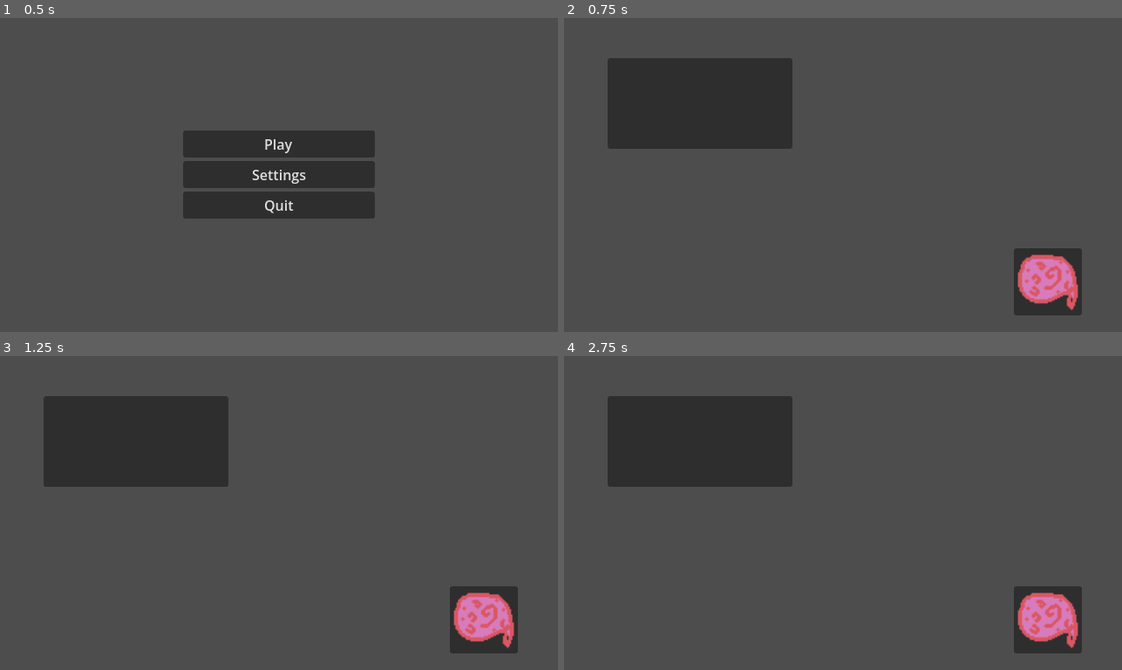
Above: before the commit, frames 1-4 (two rows, left to right).
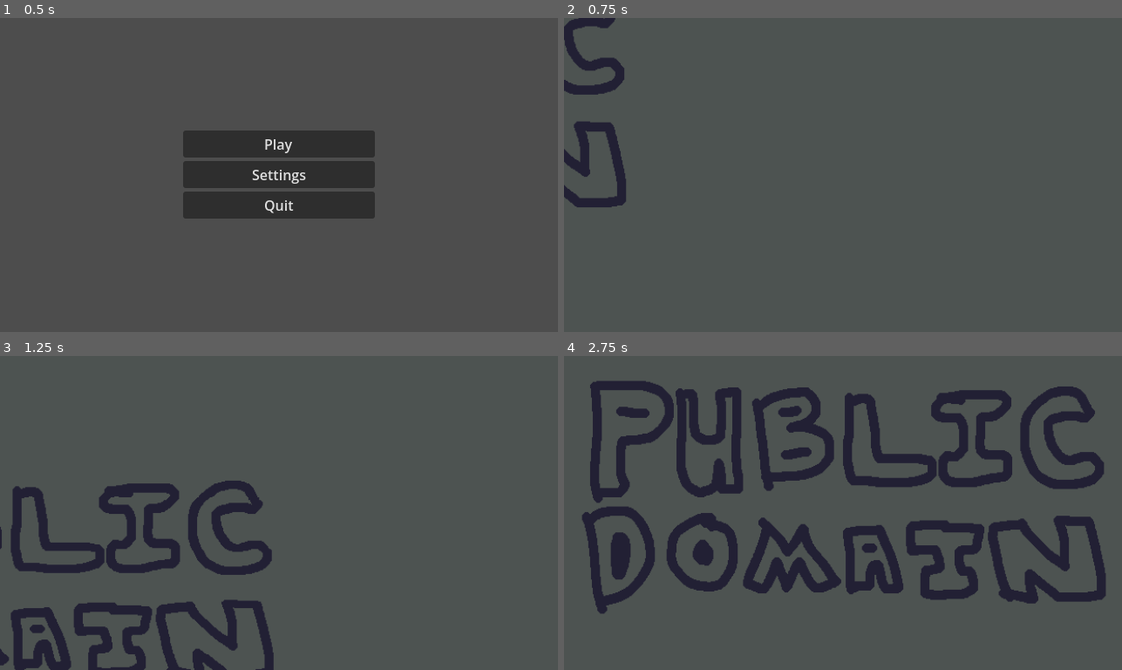
Above: after the commit, the same moments.

Repository: CashRed/PublicDomain
Game: Godot game, scene res://scenes/main_menu.tscn
Two runs of this game, one before a commit and one after it. Both use one fixed random seed, a clock stepped at 60 frames per second and the inputs below.
Inputs:
- Up to frame 1 (0.5 s): no input
- Up to frame 2 (0.75 s): click "Play" at 0.5 s
- Up to frame 3 (1.25 s): no input
- Up to frame 4 (2.75 s): no input

Frame 1 is identical in both runs. In frame 2, 14% of the frame differs, in the area x 0-93%, y 0-95%; in frame 3, 21%; in frame 4, 26%, in the area x 3-98%, y 8-95%.

Commit message:
Today's Work was Slow, Animation Loadup
fuck i hate ai

Diff:
--- /dev/null
+++ b/Jurors/Jury_Jimmy.tres
@@ -0,0 +1,11 @@
+[gd_resource type="Resource" script_class="JuryMember" format=3 uid="uid://d057v4r0qihks"]
+
+[ext_resource type="Script" uid="uid://cijtf3nukjt0c" path="res://resources/JuryMember.gd" id="1_dcm7x"]
+[ext_resource type="Texture2D" uid="uid://da6aph143uksa" path="res://assets/TestingTerry.png" id="2_ohy47"]
+
+[resource]
+script = ExtResource("1_dcm7x")
+character_name = "Jury Jimmy"
+texture = ExtResource("2_ohy47")
+modifiers = Array[String](["Sane", "Calming", "Coin Toss"])
+metadata/_custom_type_script = "uid://cijtf3nukjt0c"
--- a/juror_box_ui.gd
+++ /dev/null
@@ -1,18 +0,0 @@
-extends Control
-
-@export var Jury: juror_box
-@export var seat_scene: PackedScene
-
-@onready var box: GridContainer = $JurorBoxSeats
-
-func _ready() -> void:
-	Jury.new_jury.connect(_refresh)
-	_refresh()
-
-func _refresh() -> void:
-	for child in box.get_children():
-		child.queue_free()
-	for seat in Jury.seats:
-		var ui_seat: JurorBoxUISeat = seat_scene.instantiate()
-		ui_seat.set_slot_data(seat)
-		box.add_child(ui_seat)
--- a/project.godot
+++ b/project.godot
@@ -12,7 +12,7 @@
 
 config/name="Public Domain: The Game"
 run/main_scene="res://scenes/main_menu.tscn"
-config/features=PackedStringArray("4.6", "Forward Plus")
+config/features=PackedStringArray("4.7", "Forward Plus")
 config/icon="res://assets/icon.svg"
 
 [display]
--- /dev/null
+++ b/scenes/animation_load_up.tscn
@@ -0,0 +1,205 @@
+[gd_scene format=3 uid="uid://egpgkerwdbwc"]
+
+[ext_resource type="Texture2D" uid="uid://c8mmimsvpup21" path="res://assets/PublicDomainLoadAnim/PublicDomainLoadAnim1.png" id="1_4l4mj"]
+[ext_resource type="Script" uid="uid://bdmapjhx4lug7" path="res://scripts/animation_load_up.gd" id="1_fv78x"]
+[ext_resource type="Texture2D" uid="uid://eqdwae51jnks" path="res://assets/PublicDomainLoadAnim/PublicDomainLoadAnim2.png" id="2_fv78x"]
+[ext_resource type="Texture2D" uid="uid://cyoxcyhid4jio" path="res://assets/PublicDomainLoadAnim/PublicDomainLoadAnim3.png" id="3_2ddl6"]
+[ext_resource type="Texture2D" uid="uid://wt5xhbeluf0q" path="res://assets/PublicDomainLoadAnim/PublicDomainLoadAnim4.png" id="4_a4jbj"]
+[ext_resource type="Texture2D" uid="uid://dy3hkonlshtni" path="res://assets/PublicDomainLoadAnim/PublicDomainLoadAnim5.png" id="5_twgjr"]
+[ext_resource type="Texture2D" uid="uid://b54g1h225ywld" path="res://assets/PublicDomainLoadAnim/PublicDomainLoadAnim6.png" id="6_s5md8"]
+[ext_resource type="Texture2D" uid="uid://b484hliufglto" path="res://assets/PublicDomainLoadAnim/PublicDomainLoadAnim7.png" id="7_tmwvv"]
+[ext_resource type="Texture2D" uid="uid://0wjgmkcbbdac" path="res://assets/PublicDomainLoadAnim/PublicDomainLoadAnim8.png" id="8_6etmm"]
+[ext_resource type="Texture2D" uid="uid://beaid8srxply" path="res://assets/PublicDomainLoadAnim/PublicDomainLoadAnim9.png" id="9_231pd"]
+[ext_resource type="Texture2D" uid="uid://bhgf7ape5juwi" path="res://assets/PublicDomainLoadAnim/PublicDomainLoadAnim10.png" id="10_350xl"]
+[ext_resource type="Texture2D" uid="uid://bkihru4d1n4jb" path="res://assets/PublicDomainLoadAnim/PublicDomainLoadAnim11.png" id="11_a7ivq"]
+[ext_resource type="Texture2D" uid="uid://bpbjngsn0r217" path="res://assets/PublicDomainLoadAnim/PublicDomainLoadAnim12.png" id="12_25ti0"]
+[ext_resource type="Texture2D" uid="uid://c3f0c4m2anyvg" path="res://assets/PublicDomainLoadAnim/PublicDomainLoadAnim13.png" id="13_8fugx"]
+[ext_resource type="Texture2D" uid="uid://c3axjmkv8a23o" path="res://assets/PublicDomainLoadAnim/PublicDomainLoadAnim14.png" id="14_1q46i"]
+[ext_resource type="Texture2D" uid="uid://d248u1oy8im66" path="res://assets/PublicDomainLoadAnim/PublicDomainLoadAnim15.png" id="15_dv48y"]
+[ext_resource type="Texture2D" uid="uid://cgumpqrty5kv1" path="res://assets/PublicDomainLoadAnim/PublicDomainLoadAnim16.png" id="16_kad8q"]
+[ext_resource type="Texture2D" uid="uid://4udwm38nkn7l" path="res://assets/PublicDomainLoadAnim/PublicDomainLoadAnim17.png" id="17_e066d"]
+[ext_resource type="Texture2D" uid="uid://b3hiai7t16r0c" path="res://assets/PublicDomainLoadAnim/PublicDomainLoadAnim18.png" id="18_kd0hm"]
+[ext_resource type="Texture2D" uid="uid://bidkrjx80k1i" path="res://assets/PublicDomainLoadAnim/PublicDomainLoadAnim19.png" id="19_cs4d0"]
+[ext_resource type="Texture2D" uid="uid://cvwmc7he3yr2b" path="res://assets/PublicDomainLoadAnim/PublicDomainLoadAnim20.png" id="20_ctrot"]
+[ext_resource type="Texture2D" uid="uid://oqqs1otby42v" path="res://assets/PublicDomainLoadAnim/PublicDomainLoadAnim21.png" id="21_ulhfi"]
+[ext_resource type="Texture2D" uid="uid://ea2ko0mg4ske" path="res://assets/PublicDomainLoadAnim/PublicDomainLoadAnim22.png" id="22_5gigo"]
+[ext_resource type="Texture2D" uid="uid://kp0n6b61djd6" path="res://assets/PublicDomainLoadAnim/PublicDomainLoadAnim23.png" id="23_xw73h"]
+[ext_resource type="Texture2D" uid="uid://dkl0o63l6bbj7" path="res://assets/PublicDomainLoadAnim/PublicDomainLoadAnim24.png" id="24_co0cq"]
+[ext_resource type="Texture2D" uid="uid://d1f66kv66wwml" path="res://assets/PublicDomainLoadAnim/PublicDomainLoadAnim25.png" id="25_ukudt"]
+[ext_resource type="Texture2D" uid="uid://dwqtafp2owamc" path="res://assets/PublicDomainLoadAnim/PublicDomainLoadAnim26.png" id="26_bpsb8"]
+[ext_resource type="Texture2D" uid="uid://ckako7dv8g3ig" path="res://assets/PublicDomainLoadAnim/PublicDomainLoadAnim27.png" id="27_mnqxb"]
+[ext_resource type="Texture2D" uid="uid://djkhpddbeigck" path="res://assets/PublicDomainLoadAnim/PublicDomainLoadAnim28.png" id="28_7nqrt"]
+[ext_resource type="Texture2D" uid="uid://c6x418joyp8ev" path="res://assets/PublicDomainLoadAnim/PublicDomainLoadAnim29.png" id="29_mairl"]
+[ext_resource type="Texture2D" uid="uid://pxg53eov3vgt" path="res://assets/PublicDomainLoadAnim/PublicDomainLoadAnim30.png" id="30_0i4b1"]
+[ext_resource type="Texture2D" uid="uid://dj0svy655do0q" path="res://assets/PublicDomainLoadAnim/PublicDomainLoadAnim31.png" id="31_a4ve3"]
+[ext_resource type="Texture2D" uid="uid://cl2nwyf7bgntl" path="res://assets/PublicDomainLoadAnim/PublicDomainLoadAnim32.png" id="32_ku7ju"]
+[ext_resource type="Texture2D" uid="uid://d0g3naosw7ues" path="res://assets/PublicDomainLoadAnim/PublicDomainLoadAnim33.png" id="33_fmsol"]
+[ext_resource type="Texture2D" uid="uid://dumw0b1q3fqhn" path="res://assets/PublicDomainLoadAnim/PublicDomainLoadAnim34.png" id="34_6n7au"]
+[ext_resource type="Texture2D" uid="uid://hwc8qwkxea7s" path="res://assets/PublicDomainLoadAnim/PublicDomainLoadAnim35.png" id="35_7i1hn"]
+[ext_resource type="Texture2D" uid="uid://c84aomuqduosb" path="res://assets/PublicDomainLoadAnim/PublicDomainLoadAnim36.png" id="36_d3vwg"]
+[ext_resource type="Texture2D" uid="uid://r2y25s0es472" path="res://assets/PublicDomainLoadAnim/PublicDomainLoadAnim37.png" id="37_gxe4x"]
+[ext_resource type="Texture2D" uid="uid://chs01ptajl26o" path="res://assets/PublicDomainLoadAnim/PublicDomainLoadAnim38.png" id="38_deckq"]
+[ext_resource type="Texture2D" uid="uid://bcmacujdck833" path="res://assets/PublicDomainLoadAnim/PublicDomainLoadAnim39.png" id="39_vhgf3"]
+[ext_resource type="Texture2D" uid="uid://xd43pw1ff2ne" path="res://assets/PublicDomainLoadAnim/PublicDomainLoadAnim40.png" id="40_rp80r"]
+[ext_resource type="Texture2D" uid="uid://b16vl0l1qjrta" path="res://assets/PublicDomainLoadAnim/PublicDomainLoadAnim41.png" id="41_b3gjk"]
+[ext_resource type="Texture2D" uid="uid://butlusujnqw52" path="res://assets/PublicDomainLoadAnim/PublicDomainLoadAnim42.png" id="42_30jp1"]
+
+[sub_resource type="SpriteFrames" id="SpriteFrames_iwqqq"]
+animations = [{
+"frames": [{
+"duration": 1.0,
+"texture": ExtResource("1_4l4mj")
+}, {
+"duration": 1.0,
+"texture": ExtResource("2_fv78x")
+}, {
+"duration": 1.0,
+"texture": ExtResource("3_2ddl6")
+}, {
+"duration": 1.0,
+"texture": ExtResource("4_a4jbj")
+}, {
+"duration": 1.0,
+"texture": ExtResource("5_twgjr")
+}, {
+"duration": 1.0,
+"texture": ExtResource("6_s5md8")
+}, {
+"duration": 1.0,
+"texture": ExtResource("7_tmwvv")
+}, {
+"duration": 1.0,
+"texture": ExtResource("8_6etmm")
+}, {
+"duration": 1.0,
+"texture": ExtResource("9_231pd")
+}, {
+"duration": 1.0,
+"texture": ExtResource("10_350xl")
+}, {
+"duration": 1.0,
+"texture": ExtResource("11_a7ivq")
+}, {
+"duration": 1.0,
+"texture": ExtResource("12_25ti0")
+}, {
+"duration": 1.0,
+"texture": ExtResource("13_8fugx")
+}, {
+"duration": 1.0,
+"texture": ExtResource("14_1q46i")
+}, {
+"duration": 1.0,
+"texture": ExtResource("15_dv48y")
+}, {
+"duration": 1.0,
+"texture": ExtResource("16_kad8q")
+}, {
+"duration": 1.0,
+"texture": ExtResource("17_e066d")
+}, {
+"duration": 1.0,
+"texture": ExtResource("18_kd0hm")
+}, {
+"duration": 1.0,
+"texture": ExtResource("19_cs4d0")
+}, {
+"duration": 1.0,
+"texture": ExtResource("20_ctrot")
+}, {
+"duration": 1.0,
+"texture": ExtResource("21_ulhfi")
+}, {
+"duration": 1.0,
+"texture": ExtResource("22_5gigo")
+}, {
+"duration": 1.0,
+"texture": ExtResource("23_xw73h")
+}, {
+"duration": 1.0,
+"texture": ExtResource("24_co0cq")
+}, {
+"duration": 1.0,
+"texture": ExtResource("25_ukudt")
+}, {
+"duration": 1.0,
+"texture": ExtResource("26_bpsb8")
+}, {
+"duration": 1.0,
+"texture": ExtResource("27_mnqxb")
+}, {
+"duration": 1.0,
+"texture": ExtResource("28_7nqrt")
+}, {
+"duration": 1.0,
+"texture": ExtResource("29_mairl")
+}, {
+"duration": 1.0,
+"texture": ExtResource("30_0i4b1")
+}, {
+"duration": 1.0,
+"texture": ExtResource("31_a4ve3")
+}, {
+"duration": 1.0,
+"texture": ExtResource("32_ku7ju")
+}, {
+"duration": 1.0,
+"texture": ExtResource("33_fmsol")
+}, {
+"duration": 1.0,
+"texture": ExtResource("34_6n7au")
+}, {
+"duration": 1.0,
+"texture": ExtResource("35_7i1hn")
+}, {
+"duration": 1.0,
+"texture": ExtResource("36_d3vwg")
+}, {
+"duration": 1.0,
+"texture": ExtResource("37_gxe4x")
+}, {
+"duration": 1.0,
+"texture": ExtResource("38_deckq")
+}, {
+"duration": 1.0,
+"texture": ExtResource("39_vhgf3")
+}, {
+"duration": 1.0,
+"texture": ExtResource("40_rp80r")
+}, {
+"duration": 1.0,
+"texture": ExtResource("41_b3gjk")
+}, {
+"duration": 1.0,
+"texture": ExtResource("42_30jp1")
+}],
+"loop": 0,
+"name": &"LoadUp",
+"speed": 18.0
+}]
+
+[node name="AnimationLoadUp" type="Control" unique_id=2085013510]
+layout_mode = 3
+anchors_preset = 15
+anchor_right = 1.0
+anchor_bottom = 1.0
+grow_horizontal = 2
+grow_vertical = 2
+script = ExtResource("1_fv78x")
+
+[node name="ColorRect" type="ColorRect" parent="." unique_id=1981069468]
+layout_mode = 0
+offset_right = 640.0
+offset_bottom = 360.0
+color = Color(0.30105433, 0.32465675, 0.31595132, 1)
+
+[node name="AnimatedSprite2D" type="AnimatedSprite2D" parent="." unique_id=620454610]
+position = Vector2(320, 180)
+scale = Vector2(1.032258, 1.0588236)
+sprite_frames = SubResource("SpriteFrames_iwqqq")
+animation = &"LoadUp"
+autoplay = "LoadUp"
+frame = 41
+frame_progress = 1.0
+
+[connection signal="animation_finished" from="AnimatedSprite2D" to="." method="_on_animated_sprite_2d_animation_finished"]
--- a/scenes/gameplay.tscn
+++ b/scenes/gameplay.tscn
@@ -6,15 +6,23 @@
 [node name="gameplay" type="Node2D" unique_id=112351670]
 script = ExtResource("1_7biu0")
 
-[node name="JurorBox" type="PanelContainer" parent="." unique_id=1298853783]
+[node name="JurorBoxUISeat" type="PanelContainer" parent="." unique_id=1298853783]
+custom_minimum_size = Vector2(100, 120)
 offset_left = 50.0
 offset_top = 46.0
 offset_right = 262.0
 offset_bottom = 150.0
 
-[node name="JuryBoxSeats" type="GridContainer" parent="JurorBox" unique_id=1981897736]
+[node name="JuryBoxSeats" type="GridContainer" parent="JurorBoxUISeat" unique_id=1981897736]
 layout_mode = 2
 columns = 4
+
+[node name="Avatar" type="TextureRect" parent="JurorBoxUISeat/JuryBoxSeats" unique_id=28128709]
+layout_mode = 2
+expand_mode = 1
+
+[node name="JurorName" type="Label" parent="JurorBoxUISeat/JuryBoxSeats" unique_id=61646667]
+layout_mode = 2
 
 [node name="PanelContainer" type="PanelContainer" parent="." unique_id=1034741496]
 offset_left = 516.0
--- /dev/null
+++ b/scenes/juror_box_ui_seat.tscn
@@ -0,0 +1,31 @@
+[gd_scene format=3 uid="uid://c8ir4w2xrjvep"]
+
+[sub_resource type="GDScript" id="GDScript_lofdk"]
+script/source = "class_name JurorBoxUISeat
+extends PanelContainer
+
+@onready var texture: TextureRect = $VBoxContainer/Avatar
+@onready var character_name: Label = $VBoxContainer/JurorName
+
+# This is the function called by your main UI script
+func set_seat_data(seat_data) -> void:
+	# Check if this seat actually has a juror assigned
+	if seat_data.juror == null:
+		# It's an empty seat
+		character_name.text = \"Empty\"
+		texture.texture = null # Or load a placeholder silhouette image
+	else:
+		# There is a juror here! Pull the data from the JuryMember resource
+		var juror: JuryMember = seat_data.juror
+
+		character_name.text = juror.juror_name # Adjust to match your resource variable
+		texture.texture = juror.texture # Adjust to match your resource variable
+"
+
+[node name="JurorBoxUISeat" type="PanelContainer" unique_id=1858030250]
+offset_right = 40.0
+offset_bottom = 40.0
+script = SubResource("GDScript_lofdk")
+
+[node name="VBoxContainer" type="VBoxContainer" parent="." unique_id=115592532]
+layout_mode = 2
--- a/JuryBoxSeats.gd
+++ b/scripts/JuryBoxSeats.gd
@@ -1,4 +1,4 @@
-class_name InventorySlot
+class_name JuryBoxSeats
 extends Resource
 
 var juror: JuryMember = null
--- /dev/null
+++ b/scripts/animated_sprite_2d.gd
@@ -0,0 +1,5 @@
+extends Control
+const GAMEPLAY_SCENE = "res://scenes/gameplay.tscn"
+
+func _on_animation_finished() -> void:
+	get_tree().change_scene_to_file(GAMEPLAY_SCENE)
--- /dev/null
+++ b/scripts/animation_load_up.gd
@@ -0,0 +1,5 @@
+extends Control
+const GAMEPLAY_SCENE = "res://scenes/gameplay.tscn"
+
+func _on_animated_sprite_2d_animation_finished() -> void:
+	get_tree().change_scene_to_file(GAMEPLAY_SCENE)
--- a/scripts/gameplay.gd
+++ b/scripts/gameplay.gd
@@ -2,3 +2,5 @@
 
 func _on_tree_entered() -> void:
 	pass
+func _ready():
+	pass
--- a/scripts/juror_box.gd
+++ b/scripts/juror_box.gd
@@ -16,5 +16,6 @@
 			break
 		if seat.is_empty():
 			seat.juror = new_juror
+			remaining -= 1
 	new_jury.emit()
 	return remaining
--- /dev/null
+++ b/scripts/juror_box_ui.gd
@@ -0,0 +1,47 @@
+extends Control
+
+@export var Jury: juror_box
+@export var seat_scene: PackedScene
+@export_dir var jurors_folder_path: String = "res://Jurors/"
+
+@onready var box: GridContainer = $JurorBoxSeats
+
+func _ready() -> void:
+	Jury.new_jury.connect(_refresh)
+	load_jurors_from_folder(jurors_folder_path)
+	_refresh()
+
+func _refresh() -> void:
+	for child in box.get_children():
+		child.queue_free()
+	for seat in Jury.seats:
+		var ui_seat: JurorBoxUISeat = seat_scene.instantiate()
+		ui_seat.set_seat_data(seat)
+		box.add_child(ui_seat)
+
+func load_jurors_from_folder(path:String) -> void:
+	var dir := DirAccess.open(path)
+	if dir:
+		dir.list_dir_begin()
+		var file_name = dir.get_next()
+		while file_name != "":
+			# Ensure we are looking at a file, not a subfolder
+			if not dir.current_is_dir():
+				# Godot 4 exports change .tres extensions to .remap or .md5 in built projects.
+				# To make this export-safe, we grab the base name.
+				if file_name.ends_with(".tres") or file_name.ends_with(".remap"):
+					# Strip the .remap suffix if it exists
+					var clean_file_name = file_name.replace(".remap", "")
+					var full_path = path + "/" + clean_file_name
+
+					# Load the resource safely
+					var resource = ResourceLoader.load(full_path) # or just load(full_path)
+					var juror_res = load(full_path)
+
+					if juror_res is JuryMember:
+						Jury.add_juror(juror_res)
+
+						file_name = dir.get_next()
+						dir.list_dir_end()
+	else:
+		print("An error occurred when trying to access path: ", path)
--- /dev/null
+++ b/scripts/juror_box_ui_seat.gd
@@ -0,0 +1,19 @@
+class_name JurorBoxUISeat
+extends PanelContainer
+
+@onready var texture: TextureRect = $VBoxContainer/Avatar
+@onready var character_name: Label = $VBoxContainer/JurorName
+
+# This is the function called by your main UI script
+func set_seat_data(seat_data) -> void:
+	# Check if this seat actually has a juror assigned
+	if seat_data.juror == null:
+		# It's an empty seat
+		character_name.text = "Empty"
+		texture.texture = null # Or load a placeholder silhouette image
+	else:
+		# There is a juror here! Pull the data from the JuryMember resource
+		var juror: JuryMember = seat_data.juror
+
+		character_name.text = juror.juror_name # Adjust to match your resource variable
+		texture.texture = juror.texture # Adjust to match your resource variable
--- a/scripts/main_menu.gd
+++ b/scripts/main_menu.gd
@@ -1,9 +1,10 @@
 extends Control
 const GAMEPLAY_SCENE = "res://scenes/gameplay.tscn" #makes a path to the game's scene
 const Settings_Scene = "res://scenes/settings_menu.tscn"
+const Animation_Scene = "res://scenes/animation_load_up.tscn"
 
 func _on_play_button_pressed() -> void:
-	get_tree().change_scene_to_file(GAMEPLAY_SCENE)
+	get_tree().change_scene_to_file(Animation_Scene)
 
 func _on_settings_button_pressed() -> void:
 	print("Settings opened")
Binary file added: assets/PublicDomainLoadAnim/PublicDomainLoadAnim1.png
Not shown, added: assets/PublicDomainLoadAnim/PublicDomainLoadAnim1.png.import
Binary file added: assets/PublicDomainLoadAnim/PublicDomainLoadAnim10.png
Not shown, added: assets/PublicDomainLoadAnim/PublicDomainLoadAnim10.png.import
Binary file added: assets/PublicDomainLoadAnim/PublicDomainLoadAnim11.png
Not shown, added: assets/PublicDomainLoadAnim/PublicDomainLoadAnim11.png.import
Binary file added: assets/PublicDomainLoadAnim/PublicDomainLoadAnim12.png
Not shown, added: assets/PublicDomainLoadAnim/PublicDomainLoadAnim12.png.import
Binary file added: assets/PublicDomainLoadAnim/PublicDomainLoadAnim13.png
Not shown, added: assets/PublicDomainLoadAnim/PublicDomainLoadAnim13.png.import
Binary file added: assets/PublicDomainLoadAnim/PublicDomainLoadAnim14.png
Not shown, added: assets/PublicDomainLoadAnim/PublicDomainLoadAnim14.png.import
(and 96 more such lines)
